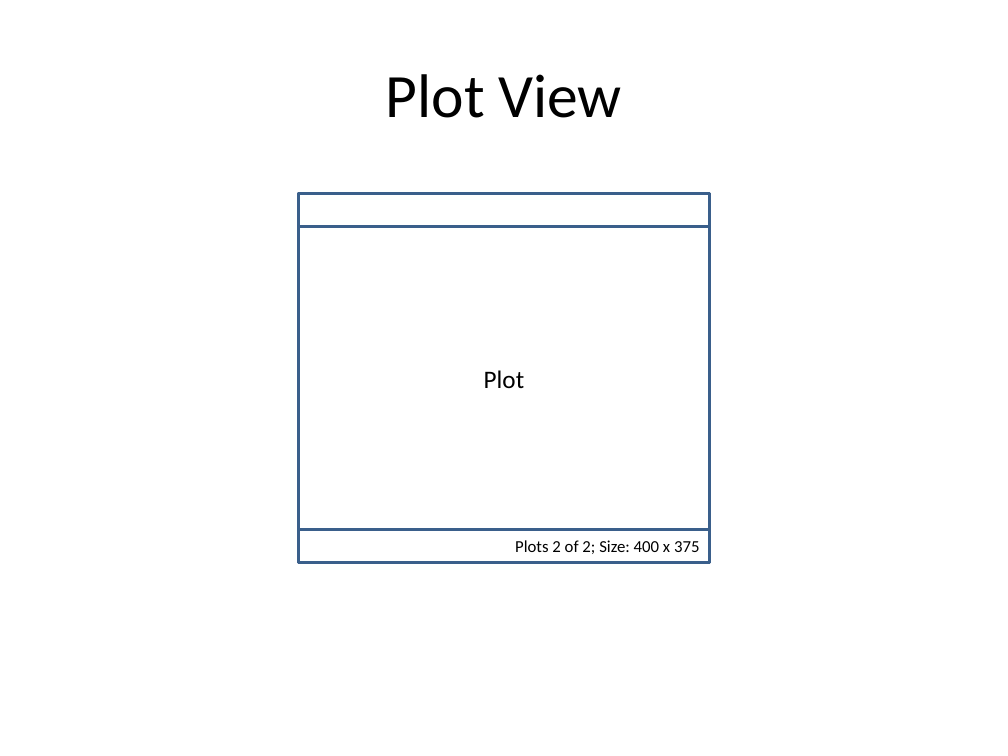
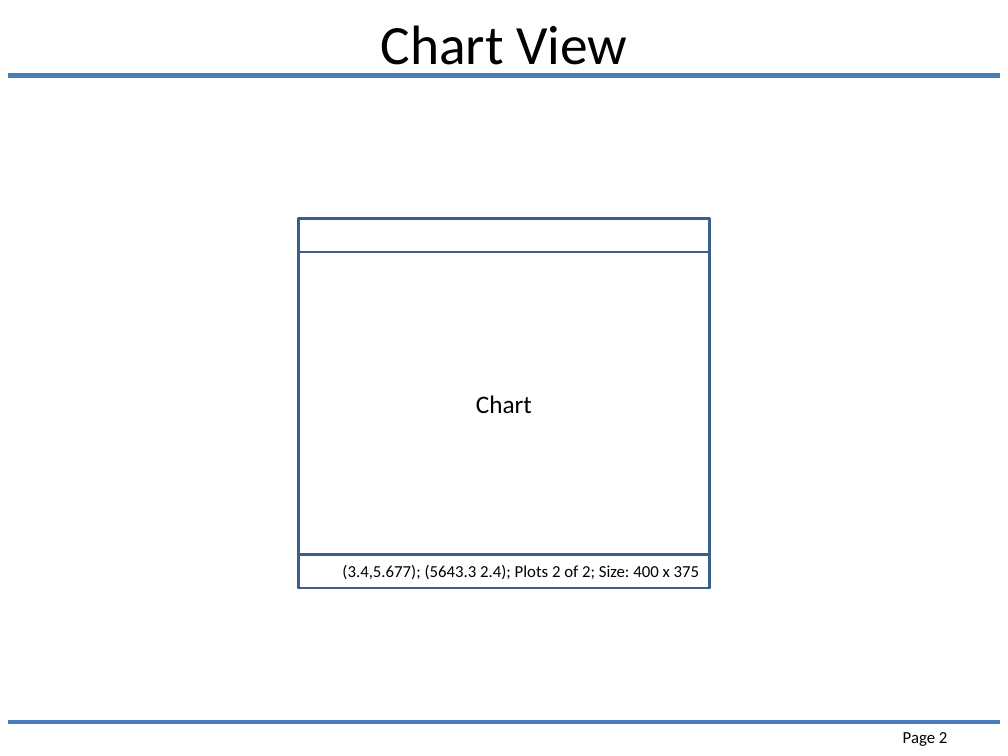
Before and after one commit to joesgordon/gordoza-code, a slide deck: slide 2 of java/JChartLib/docs/ui_framing.pptx. Drawn at 1008x756 pixels with LibreOffice and Linux fonts; fonts in the diff are those of the drawing; background and template pictures are left out. Boxes give left, top, right and bottom in pixels: in the first picture for what was removed or moved away, otherwise in the second. Text is boxed around its words. In the diff, an @@ line names an element or a change of style, - is before the commit and + after.

```diff
--- a/java/JChartLib/docs/ui_framing.pptx
+++ b/java/JChartLib/docs/ui_framing.pptx
@@ title at (x1=381, y1=25, x2=627, y2=77): text changed; size 44 to 39.6 pt @@
-Plot View
+Chart View
@@ line added from (8, 76) to (1000, 76), #4B7EBC 3 pt @@
@@ 3 rectangles moved together from (x1=298, y1=194, x2=710, y2=563) to (x1=298, y1=219, x2=710, y2=589) @@
@@ text in rectangle at (x1=476, y1=395, x2=532, y2=413): text changed @@
-Plot
+Chart
@@ text in rectangle at (x1=342, y1=565, x2=700, y2=579): text changed @@
-Plots 2 of 2; Size: 400 x 375
+(3.4,5.677); (5643.3 2.4); Plots 2 of 2; Size: 400 x 375
@@ line added from (8, 723) to (1000, 723), #4B7EBC 3 pt @@
@@ page number added at (x1=903, y1=732, x2=947, y2=746), 12 pt, text #000000 @@
+Page 2
```
Also in this commit, not shown: 1 other slide changed, 10 slides added, 3 other files.
